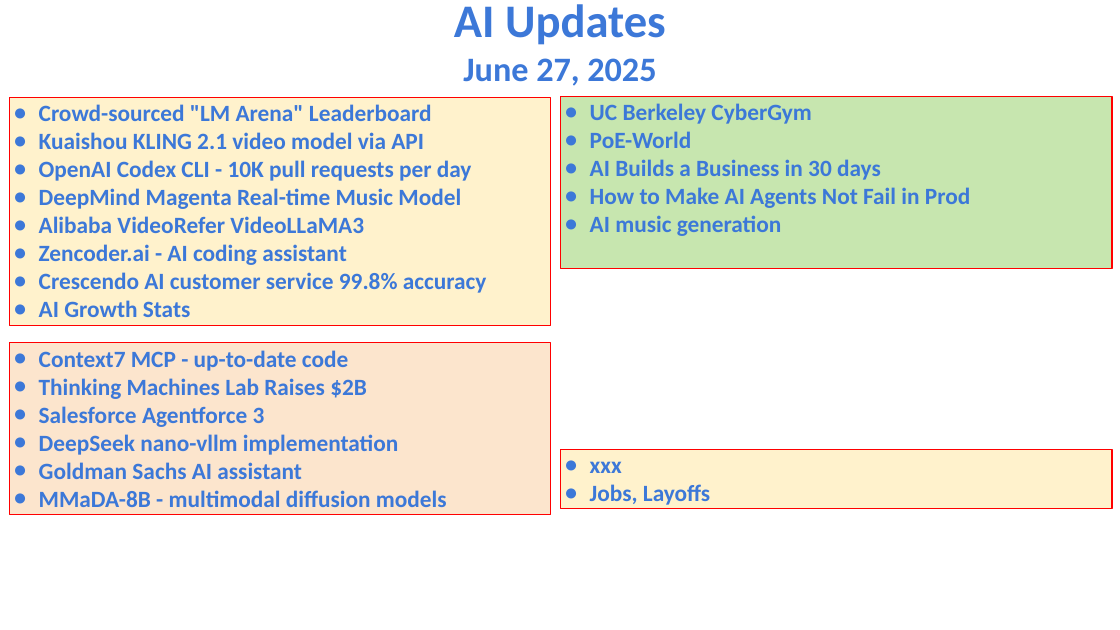
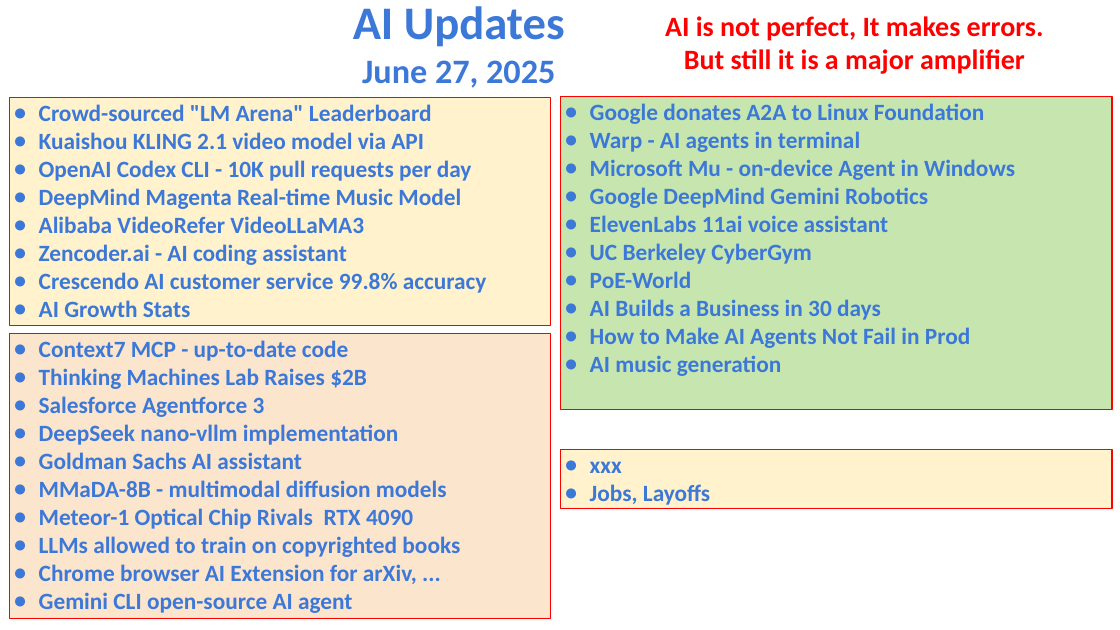
Before and after one commit to lselector/seminar, a slide deck: slide 1 of 2025/2025-06-27-AI-Updates.pptx. Drawn at 1120x630 pixels with LibreOffice and Linux fonts; fonts in the diff are those of the drawing. Boxes give left, top, right and bottom in pixels: in the first picture for what was removed or moved away, otherwise in the second. Text is boxed around its words. In the diff, an @@ line names an element or a change of style, - is before the commit and + after.

Commit message:
update

```diff
--- a/2025/2025-06-27-AI-Updates.pptx
+++ b/2025/2025-06-27-AI-Updates.pptx
@@ text "AI Updates": place and size @@
-text "AI Updates" at [454, 4, 666, 86]
+text "AI Updates" at [353, 6, 565, 88]
@@ text added at [665, 16, 1044, 74], 18 pt, text #FF0000, bold @@
+AI is not perfect, It makes errors. But still it is a major amplifier
@@ rectangle "Google donates A2A to Linux ...": place and size @@
-rectangle "Google donates A2A to Linux ..." at [561, 96, 1112, 269]
+rectangle "Google donates A2A to Linux ..." at [561, 96, 1112, 410]
@@ text in rectangle at [590, 103, 1015, 232]: paragraphs added @@
+● Google donates A2A to Linux Foundation
+● Warp - AI agents in terminal
+● Microsoft Mu - on-device Agent in Windows
+● Google DeepMind Gemini Robotics
+● ElevenLabs 11ai voice assistant
@@ rectangle "Context7 MCP - up-to-date code": place and size @@
-rectangle "Context7 MCP - up-to-date code" at [10, 343, 551, 515]
+rectangle "Context7 MCP - up-to-date code" at [10, 334, 551, 619]
@@ text in rectangle at [39, 508, 460, 613]: paragraphs added @@
+● Meteor-1 Optical Chip Rivals RTX 4090
+● LLMs allowed to train on copyrighted books
+● Chrome browser AI Extension for arXiv, ...
+● Gemini CLI open-source AI agent
```
Also in this commit, not shown: 1 other slide changed, 3 slides added.
